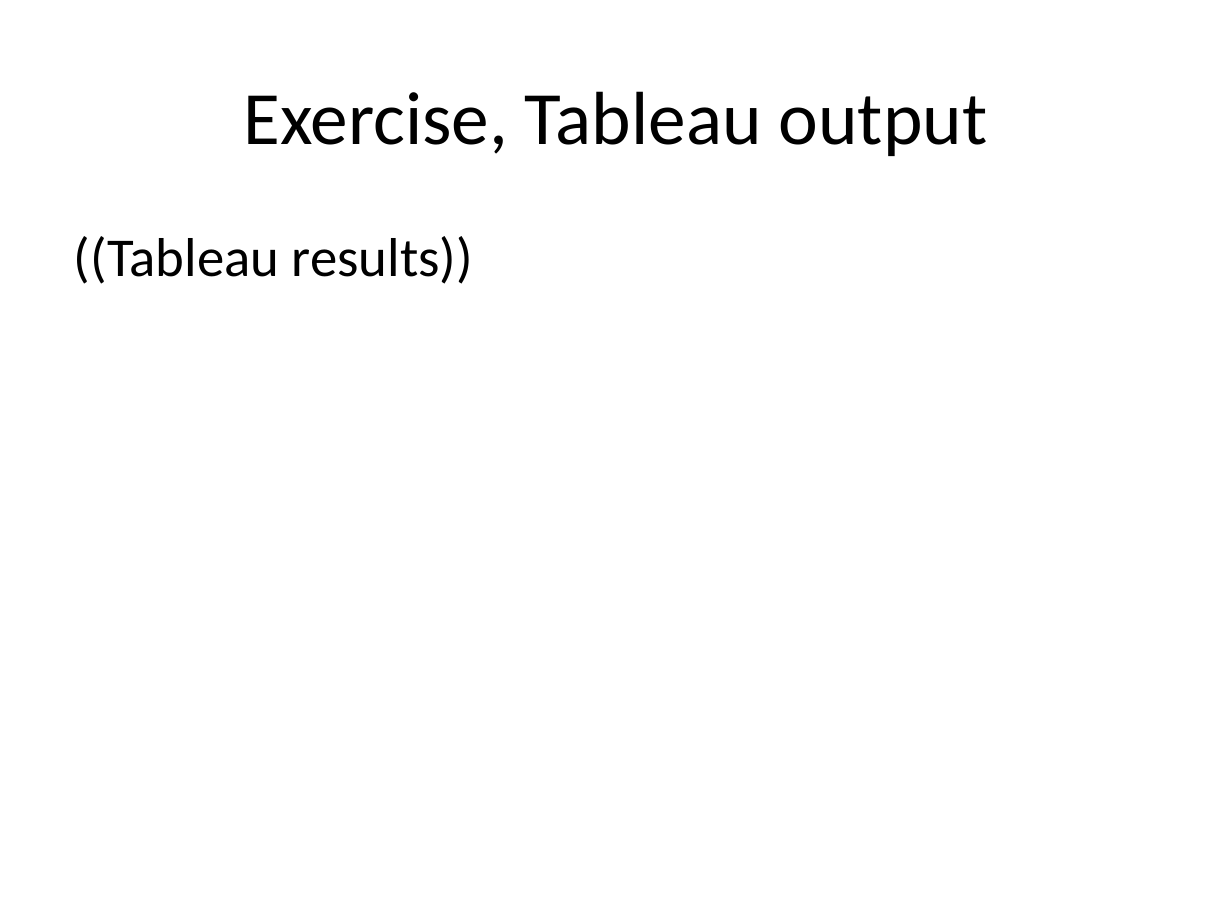
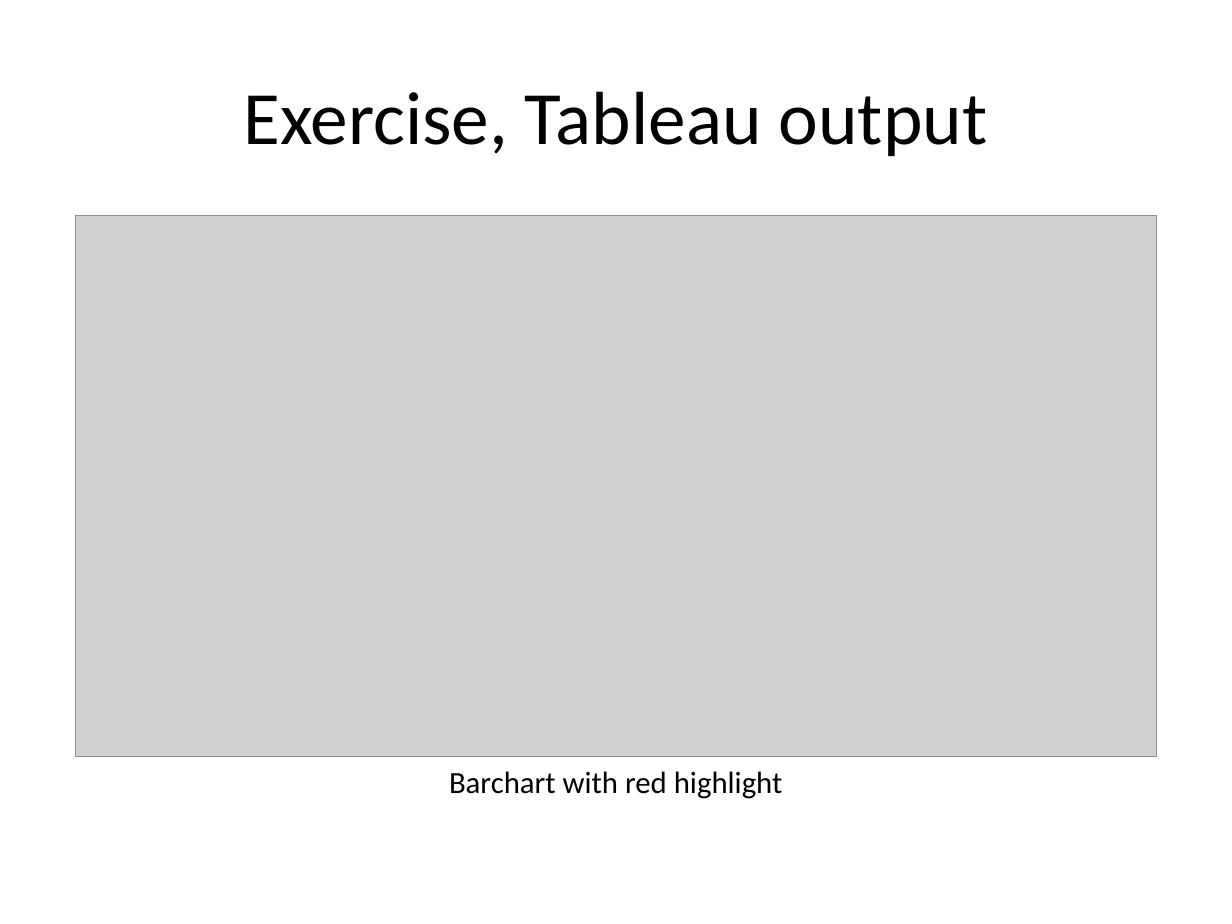
Before and after one commit to pmean/data-visualization, a slide deck: slide 7 of data-viz-02/component/exercise-first-class-red.pptx. Drawn at 1232x924 pixels with LibreOffice and Linux fonts; fonts in the diff are those of the drawing; grey boxes stand for pictures. Boxes give left, top, right and bottom in pixels: in the first picture for what was removed or moved away, otherwise in the second. Text is boxed around its words. In the diff, an @@ line names an element or a change of style, - is before the commit and + after.

```diff
--- a/data-viz-02/component/exercise-first-class-red.pptx
+++ b/data-viz-02/component/exercise-first-class-red.pptx
@@ text removed at [74, 236, 473, 284] @@
-((Tableau results))
@@ picture added at [75, 216, 1157, 756] @@
@@ text added at [449, 771, 783, 799], 18 pt, text #000000 @@
+Barchart with red highlight
```
Also in this commit, not shown: 5 other slides changed, 19 other files.
